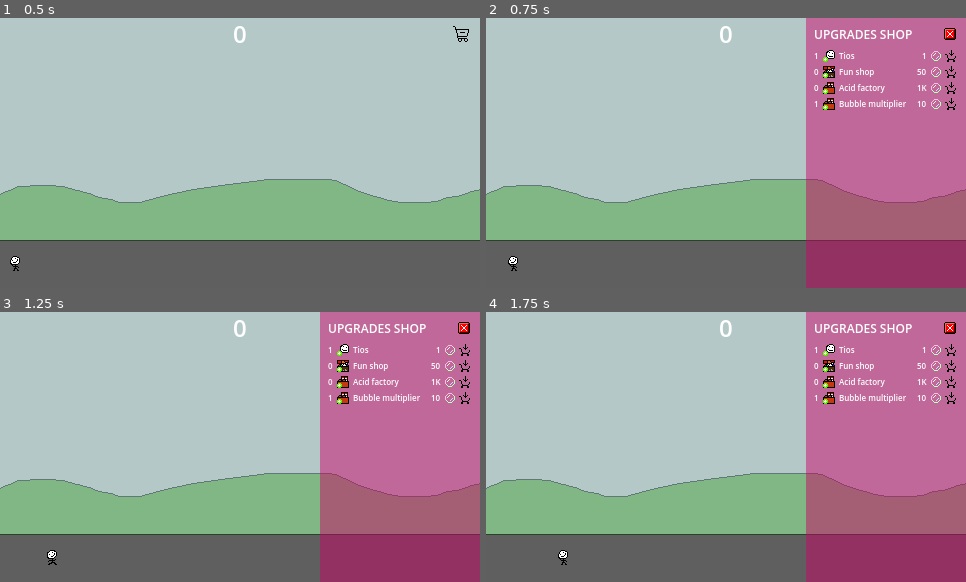
Above: before the commit, frames 1-4 (two rows, left to right).
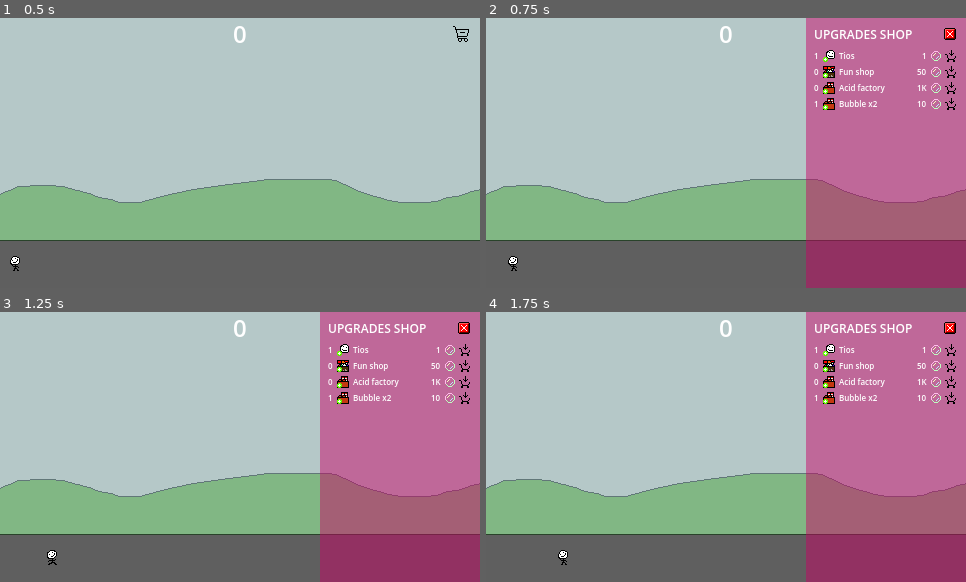
Above: after the commit, the same moments.

Repository: DISN-kolo/bubble-clicker-ggj25
Game: Godot game, scene res://main scene/MainScene.tscn
Two runs of this game, one before a commit and one after it. Both use one fixed random seed, a clock stepped at 60 frames per second and the inputs below.
Inputs (mouse positions are in pixels of both pictures, inside the frame that each line leads up to):
- Up to frame 1 (0.5 s): no input
- Up to frame 2 (0.75 s): click (946, 34) at 0.5 s
- Up to frame 3 (1.25 s): no input
- Up to frame 4 (1.75 s): click (951, 349) at 1.27 s

Frame 1 is identical in both runs. In frame 2, 0.1% of the frame differs, in the area x 79-88%, y 30-34%; in frame 3, 0.1%; in frame 4, 0.1%.

Commit message:
shop alert

Diff:
--- a/bubbles_value/bubbles_global.gd
+++ b/bubbles_value/bubbles_global.gd
@@ -11,6 +11,7 @@
 		"quantity": 1,
 		"img": "UpTio.png",
 		"price": "1",
+		"actualPrice": "1",
 	},
 	{
 		"name": "Fun shop",
@@ -18,6 +19,7 @@
 		"img": "UpShoppy.png",
 		"price": "",
 		"prices": ["50", "500", "50000", "500000", "50000000", "5000000000"],
+		"actualPrice": "50",
 	},
 	{
 		"name": "Acid factory",
@@ -25,13 +27,15 @@
 		"img": "UpFactory.png",
 		"price": "",
 		"prices": ["1000", "10000", "100000", "10000000"],
+		"actualPrice": "1000",
 	},
 	{
-		"name": "Bubble multiplier",
+		"name": "Bubble x2",
 		"quantity": 1,
 		"img": "UpFactory.png",
 		"price": "",
 		"prices": ["10", "100", "500", "2500", "50000", "1000000"],
+		"actualPrice": "10",
 	},
 ]
 
--- a/ui_shop/ui_shop.gd
+++ b/ui_shop/ui_shop.gd
@@ -1,8 +1,11 @@
 extends Control
 
 @onready var UPGRADE = preload("res://ui_shop/upgrade.tscn")
+@onready var shopping = preload("res://resources/shopping_cart.png");
+@onready var shopping_active = preload("res://resources/shopping_cart(1).png");
 
 func _ready():
+	BubblesGlobal.bubbles_updated.connect(_on_bubbles_updated);
 	for upgrade in BubblesGlobal.upgrades:
 		var control = UPGRADE.instantiate();
 		control.upgrade_name = upgrade.name;
@@ -22,3 +25,10 @@
 func _on_close_button_button_up():
 	$Upgrades.visible = false;
 	$ShoppingCart.visible = true;
+
+func _on_bubbles_updated():
+	for upgrade in $Upgrades/Wrapper.get_children():
+		if (BubblesGlobal.compare(upgrade.upgrade_price)):
+			$ShoppingCart.texture_normal = shopping_active;
+			return;
+	$ShoppingCart.texture_normal = shopping;
Binary file added: resources/shopping_cart(1).png
Not shown, changed: resources/shopping_cart(1).png.import
Binary file removed: resources/single_tio.png
